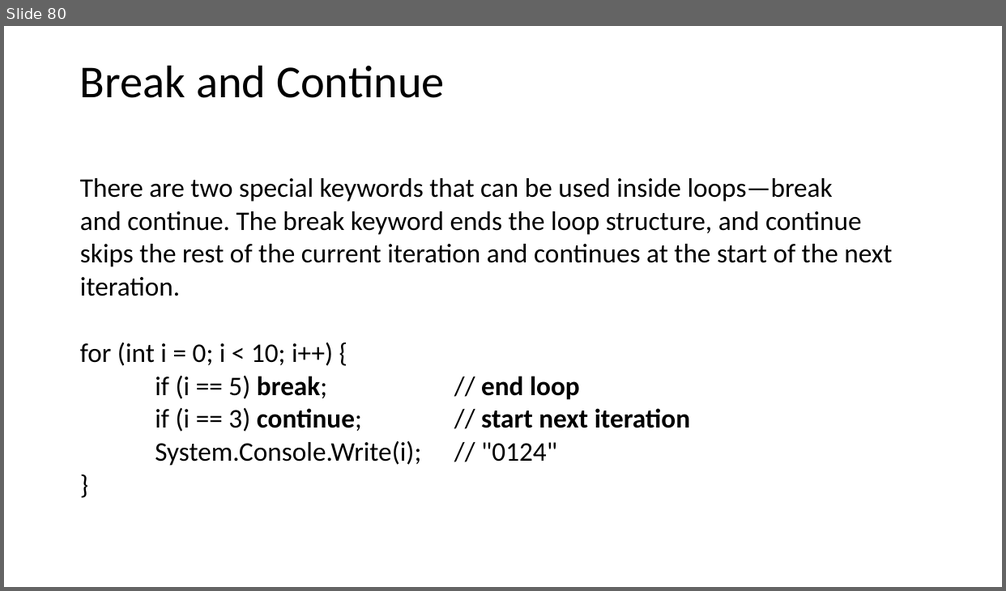
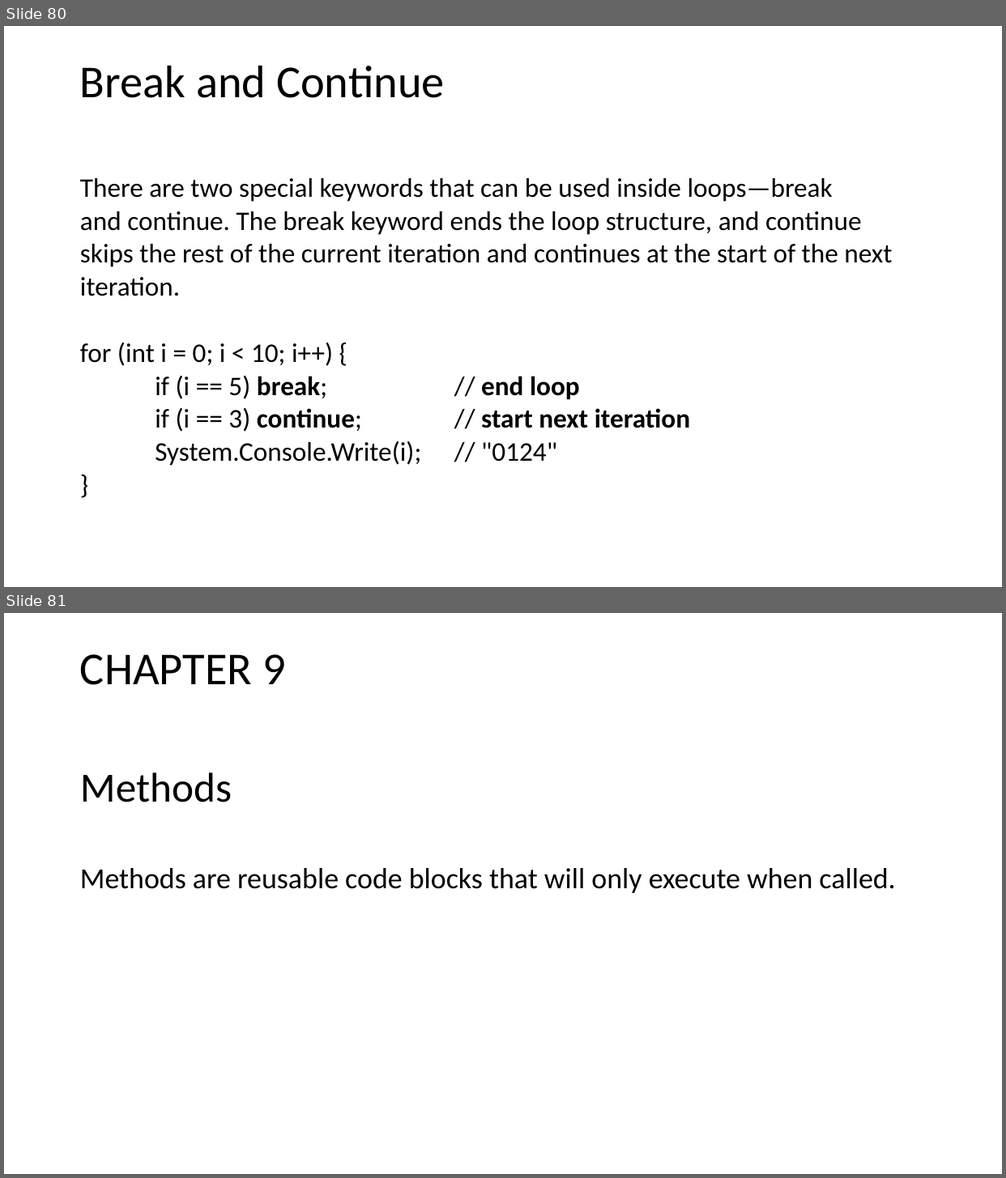
Before and after one commit to AlbertOsinaga/CursoCSharp__8, a slide deck: CSharpQuickReference.pptx. Shown one above the other, each under a label of ours: slide 80 before the commit, slides 80 and 81 after it. The pictures are 1006x591 and 1006x1178 pixels, drawn with LibreOffice and Linux fonts; fonts in the diff are those of the drawing. Boxes give left, top, right and bottom in pixels: in the first picture for what was removed or moved away, otherwise in the second. Text is boxed around its words. In the diff, an @@ line names an element or a change of style, - is before the commit and + after.

```diff
--- a/CSharpQuickReference.pptx
+++ b/CSharpQuickReference.pptx
@@ slide 81 added at (4, 613, 1002, 1174), background #FFFFFF @@
@@ title added at (80, 654, 286, 685), 44 pt, text #000000 @@
+CHAPTER 9
@@ text added at (80, 773, 895, 893), 28 pt, text #000000 @@
+Methods
+Methods are reusable code blocks that will only execute when called.
```
Also in this commit, not shown: 120 other slides added, 1 other file.
